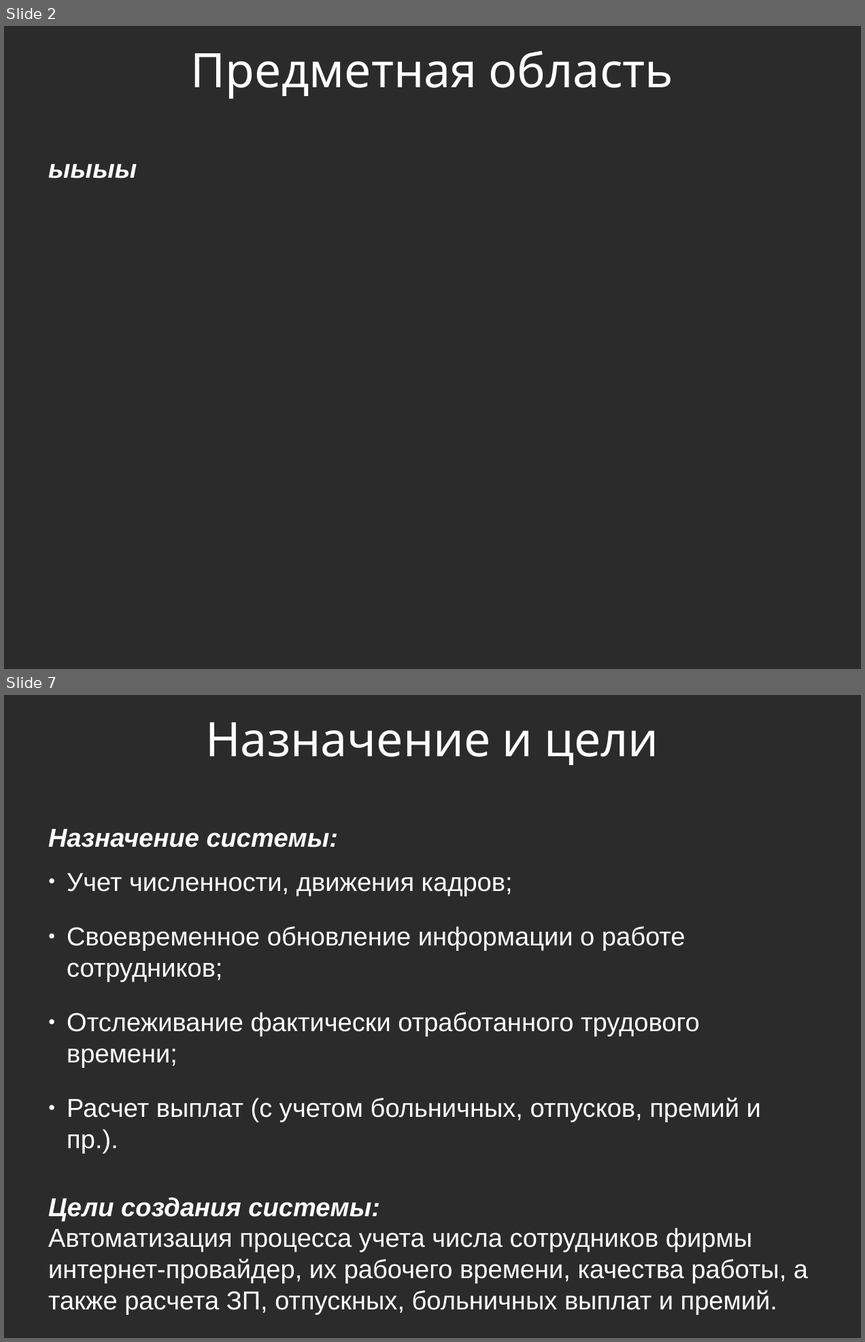
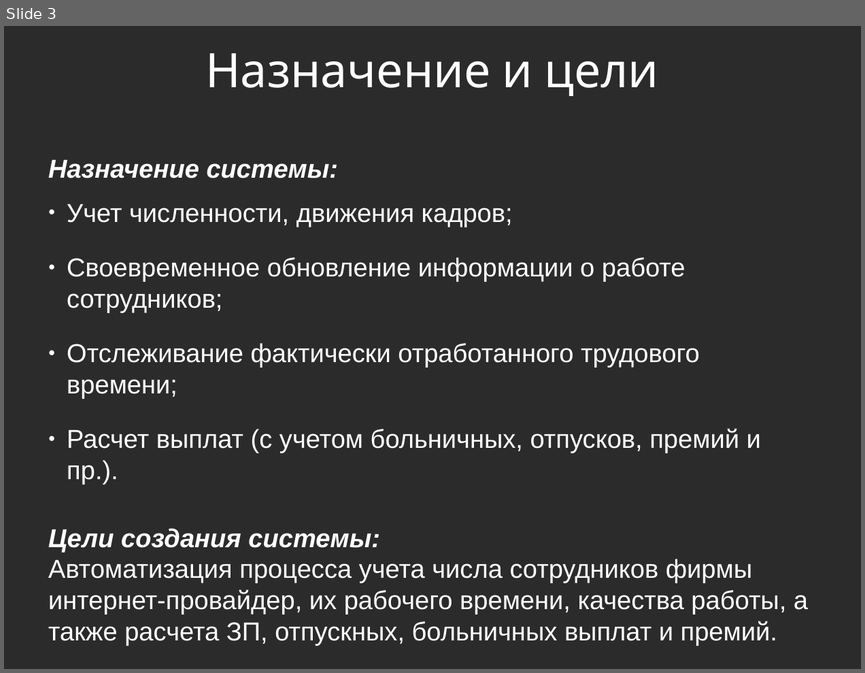
Before and after one commit to ikherty/OPD, a slide deck: PrezentationOPD.odp. Shown one above the other, each under a label of ours: slides 2 and 7 before the commit, slide 3 after it; the slides between them are not shown. The pictures are 865x1342 and 865x673 pixels, drawn with LibreOffice and Linux fonts; fonts in the diff are those of the drawing; background and template pictures are left out; a plain dark background stands for a picture behind light text. Boxes give left, top, right and bottom in pixels: in the first picture for what was removed or moved away, otherwise in the second. Text is boxed around its words. In the diff, an @@ line names an element or a change of style, - is before the commit and + after.

```diff
--- a/PrezentationOPD.odp
+++ b/PrezentationOPD.odp
@@ slide 2 removed at (4, 26, 861, 669), background picture (left out) @@
@@ title removed at (191, 50, 674, 99) @@
-Предметная область
@@ text removed at (48, 164, 137, 178) @@
-ыыыы
@@ what was slide 7 is now slide 3 @@
```
Also in this commit, not shown: 3 slides changed, 2 slides added, 2 other slides removed, 43 other files.
